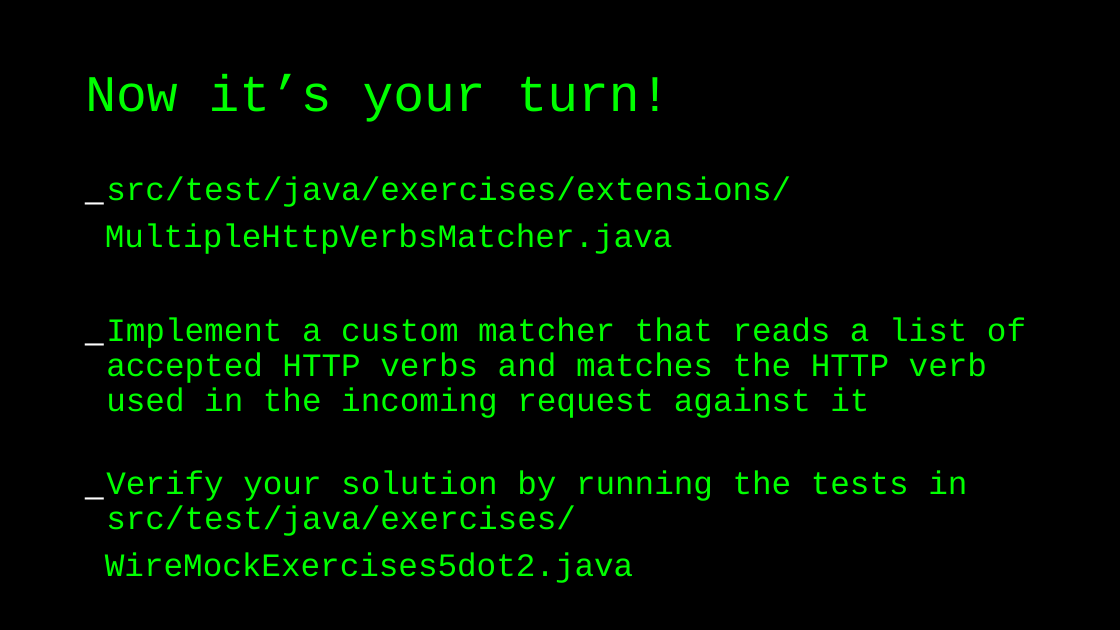
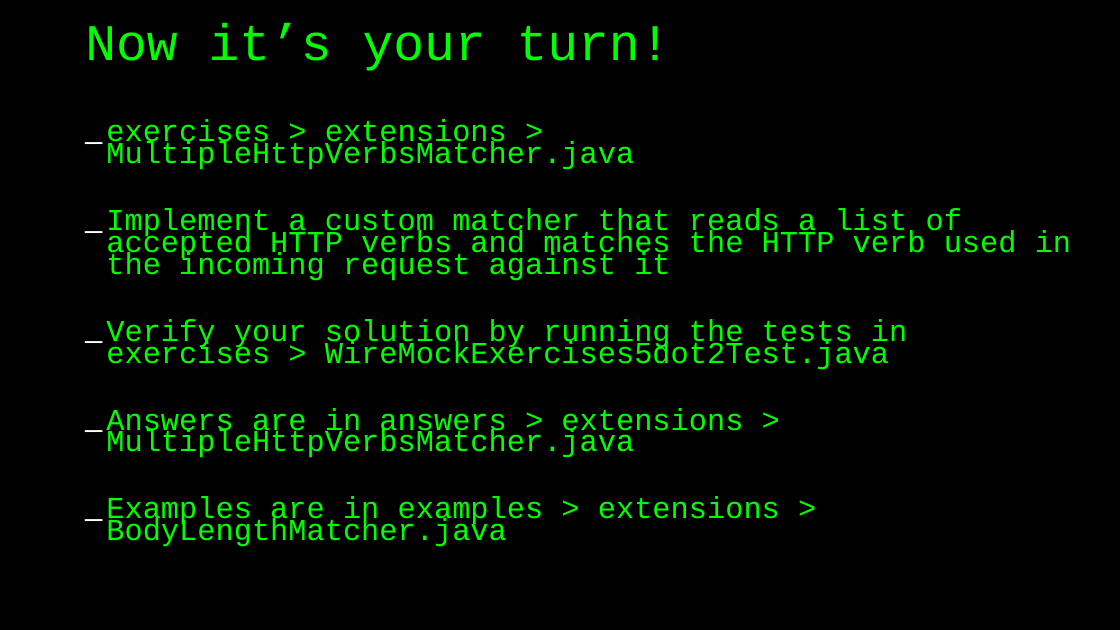
Before and after one commit to basdijkstra/wiremock-workshop, a slide deck: slide 65 of wiremock_workshop.odp (slide 59 before the commit). Drawn at 1120x630 pixels with LibreOffice and Linux fonts; fonts in the diff are those of the drawing. Boxes give left, top, right and bottom in pixels: in the first picture for what was removed or moved away, otherwise in the second. Text is boxed around its words. In the diff, an @@ line names an element or a change of style, - is before the commit and + after.

```diff
--- a/wiremock_workshop.odp
+++ b/wiremock_workshop.odp
@@ title "Now it’s your turn!": place and size @@
-title "Now it’s your turn!" at bbox=[85, 73, 671, 122]
+title "Now it’s your turn!" at bbox=[85, 22, 671, 71]
@@ text "exercises > extensions > MultipleHttpVerbsMatcher.java": place and size @@
-text "exercises > extensions > MultipleHttpVerbsMatcher.java" at bbox=[105, 176, 1026, 583]
+text "exercises > extensions > MultipleHttpVerbsMatcher.java" at bbox=[106, 120, 1071, 547]
@@ text at bbox=[106, 120, 634, 170]: text changed; size 28 to 26 pt @@
-_ src/test/java/exercises/extensions/
-MultipleHttpVerbsMatcher.java
+_ exercises > extensions > MultipleHttpVerbsMatcher.java
@@ text at bbox=[106, 208, 1071, 281]: size 28 to 26 pt in "Implement a custom matcher that reads a ..."; line spacing 0.9 to 0.6 @@
@@ text at bbox=[106, 319, 907, 547]: text changed; size 28 to 26 pt @@
-_ Verify your solution by running the tests in src/test/java/exercises/
-WireMockExercises5dot2.java
+_ Verify your solution by running the tests in exercises > WireMockExercises5dot2Test.java
+_ Answers are in answers > extensions > MultipleHttpVerbsMatcher.java
+_ Examples are in examples > extensions > BodyLengthMatcher.java
```
Also in this commit, not shown: 18 other slides changed, 7 slides added, 1 slide removed, 2 other files.
